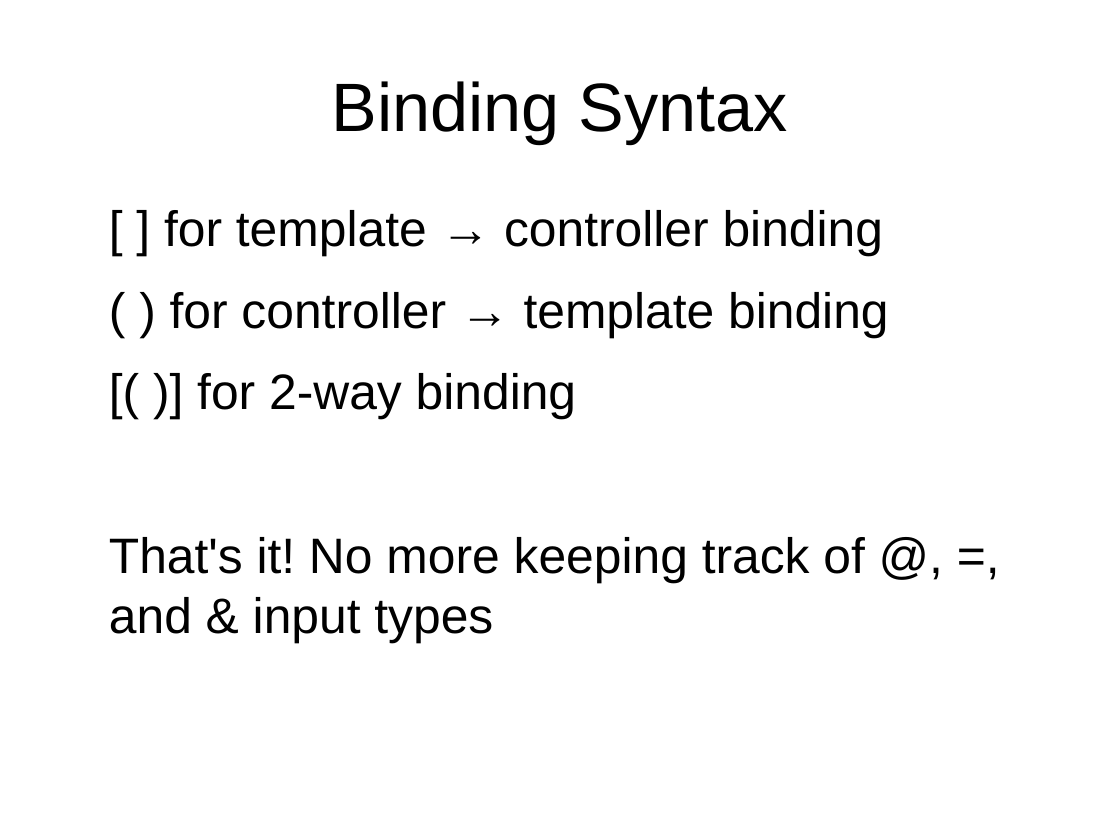
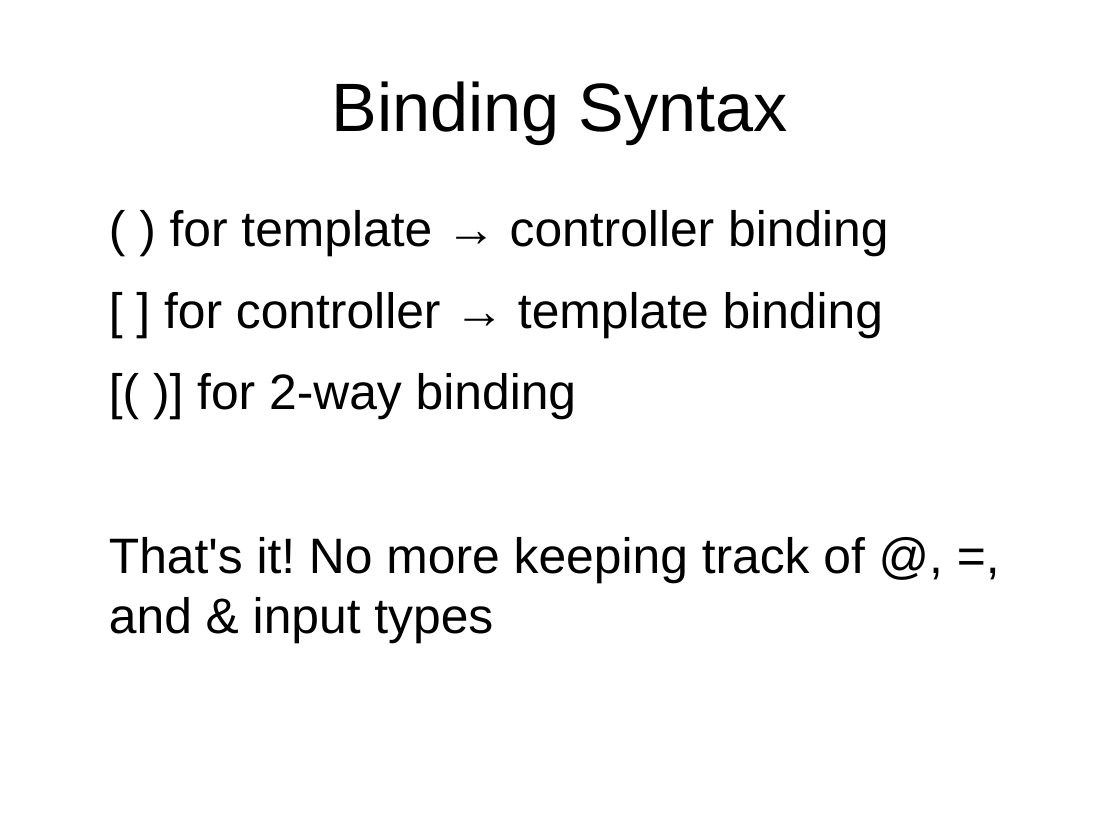
Before and after one commit to trognus/devcon2016, a slide deck: slide 16 of devconNg2.odp. Drawn at 1120x840 pixels with LibreOffice and Linux fonts; fonts in the diff are those of the drawing. Boxes give left, top, right and bottom in pixels: in the first picture for what was removed or moved away, otherwise in the second. Text is boxed around its words. In the diff, an @@ line names an element or a change of style, - is before the commit and + after.

```diff
--- a/devconNg2.odp
+++ b/devconNg2.odp
@@ text at [164,210,888,338]: text changed @@
-[ ] for template → controller binding
-( ) for controller → template binding
+( ) for template → controller binding
+[ ] for controller → template binding
```
Also in this commit, not shown: 2 other slides changed.
